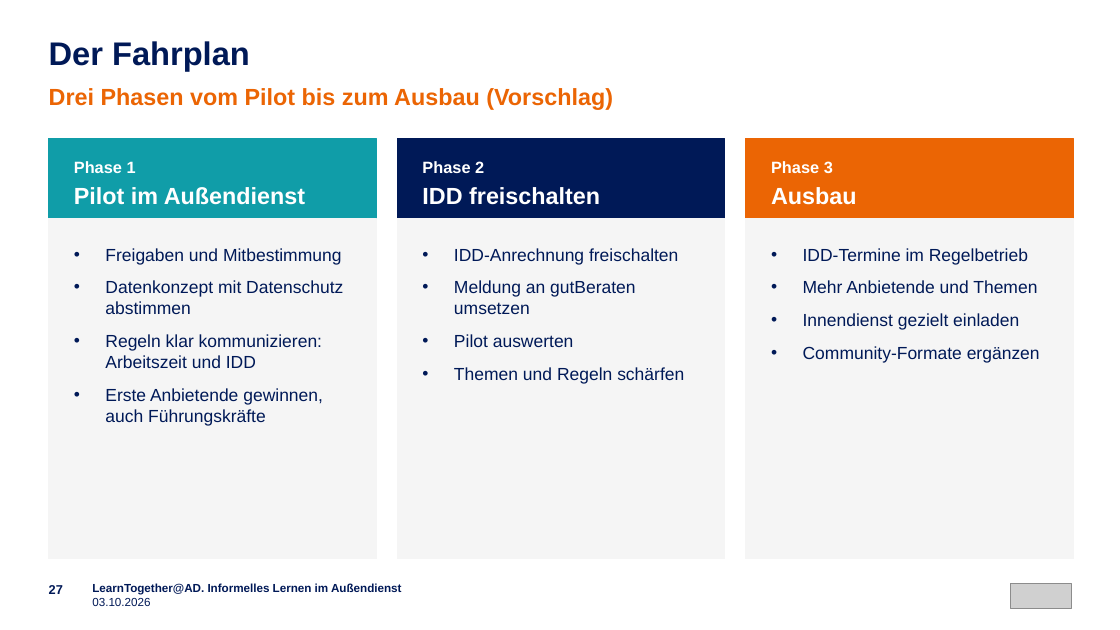
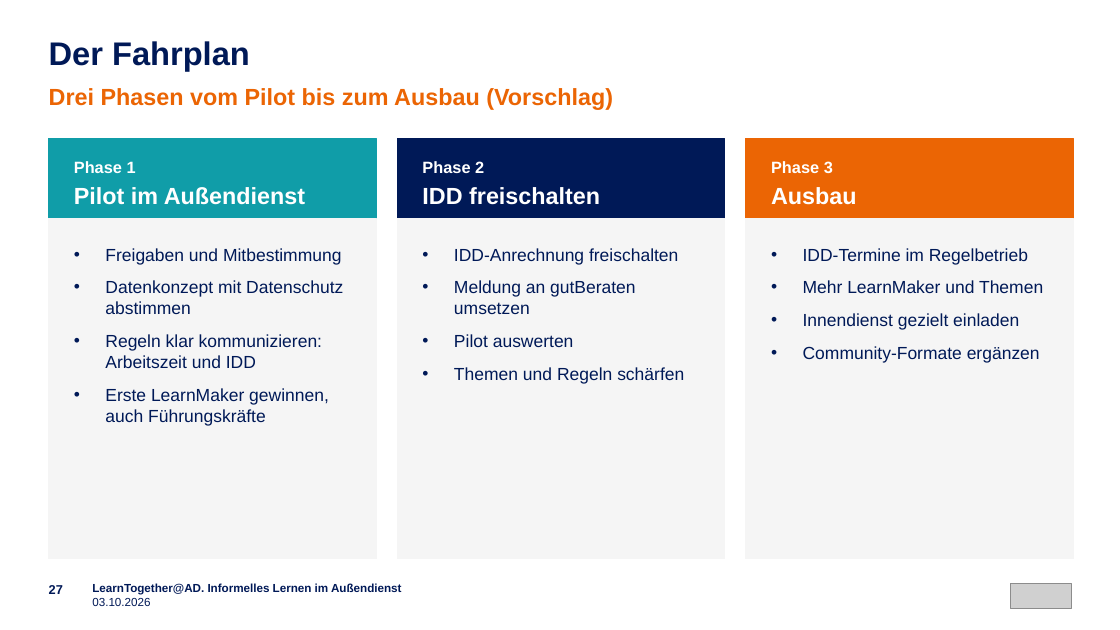
Before and after one commit to emplush/ruv_learntogether, a slide deck: slide 27 of docs/LearnTogether-AD_Praesentation.pptx. Drawn at 1120x630 pixels with LibreOffice and Linux fonts; fonts in the diff are those of the drawing; grey boxes stand for pictures. Boxes give left, top, right and bottom in pixels: in the first picture for what was removed or moved away, otherwise in the second. Text is boxed around its words. In the diff, an @@ line names an element or a change of style, - is before the commit and + after.

```diff
--- a/docs/LearnTogether-AD_Praesentation.pptx
+++ b/docs/LearnTogether-AD_Praesentation.pptx
@@ text at (803,280,1043,293): text changed @@
-• Mehr Anbietende und Themen
+• Mehr LearnMaker und Themen
@@ text at (105,388,329,426): text changed @@
-• Erste Anbietende gewinnen, auch Führungskräfte
+• Erste LearnMaker gewinnen, auch Führungskräfte
```
Also in this commit, not shown: 10 other slides changed, 35 other files.
